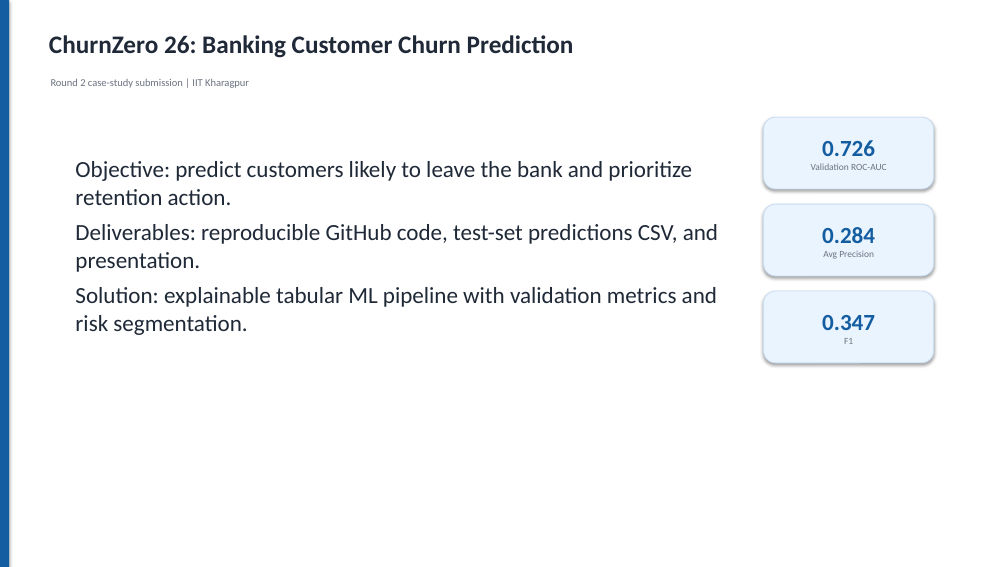
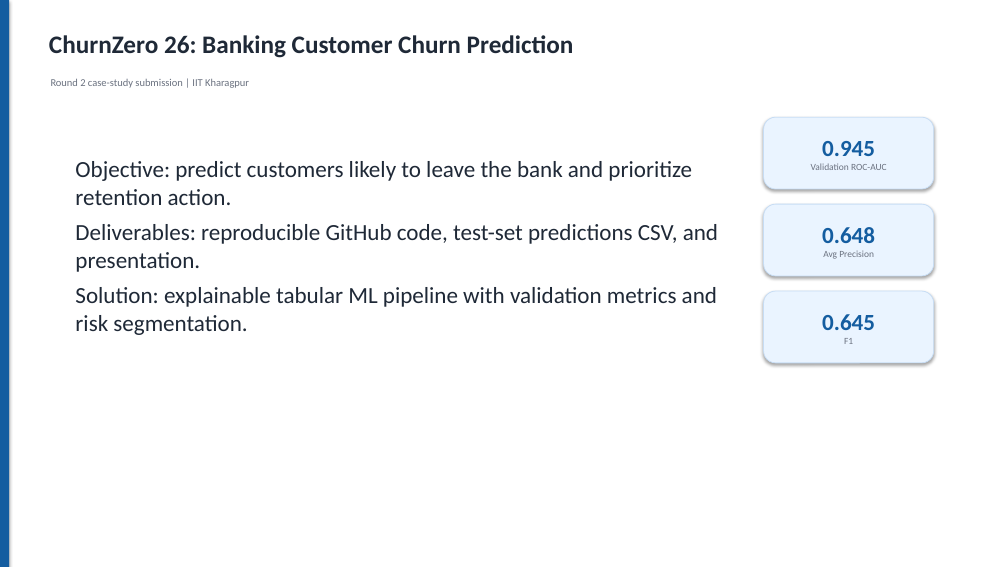
Before and after one commit to Tony-chauhan/churnzero-26-banking-churn-prediction, a slide deck: slide 1 of submission/ChurnZero_26_Round2_Presentation.pptx. Drawn at 1008x567 pixels with LibreOffice and Linux fonts; fonts in the diff are those of the drawing. Boxes give left, top, right and bottom in pixels: in the first picture for what was removed or moved away, otherwise in the second. Text is boxed around its words. In the diff, an @@ line names an element or a change of style, - is before the commit and + after.

```diff
--- a/submission/ChurnZero_26_Round2_Presentation.pptx
+++ b/submission/ChurnZero_26_Round2_Presentation.pptx
@@ text in rounded rectangle at (822,141,875,156): text changed @@
-0.726
+0.945
@@ text in rounded rectangle at (822,227,875,243): text changed @@
-0.284
+0.648
@@ text in rounded rectangle at (822,314,875,330): text changed @@
-0.347
+0.645
```
Also in this commit, not shown: 4 other slides changed, 11 other files.
